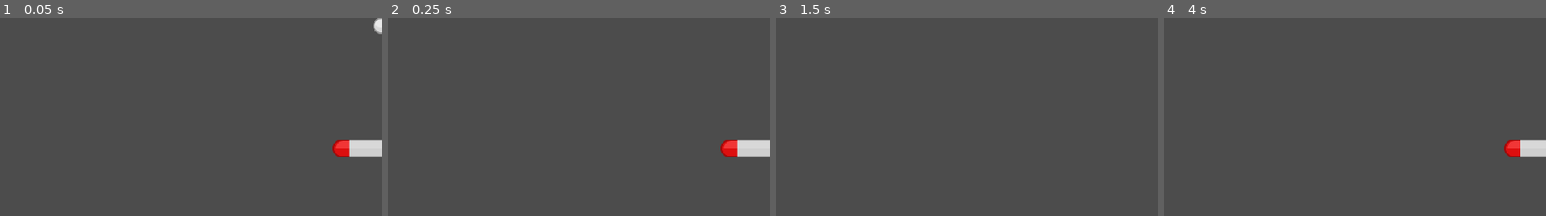
Above: before the commit, frames 1-4 (left to right).
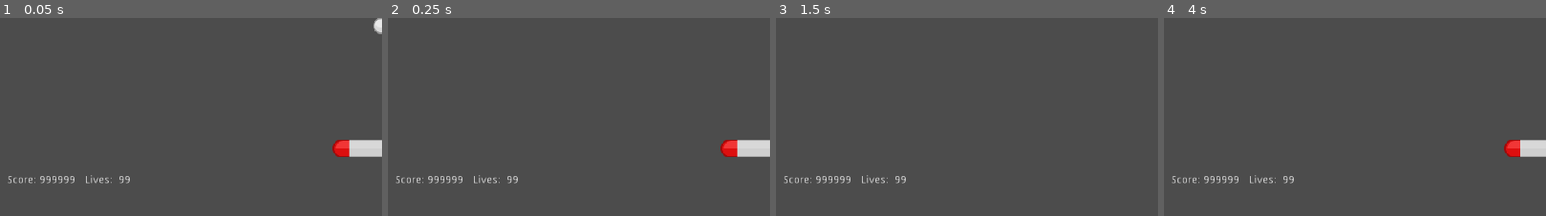
Above: after the commit, the same moments.

Repository: F1r3f0x/Godot3-CloneBreakout
Game: Godot game, scene res://scenes/breakout_game.tscn
Two runs of this game, one before a commit and one after it. Both use one fixed random seed, a clock stepped at 60 frames per second and the inputs below.
Inputs:
- Up to frame 1 (0.05 s): no input
- Up to frame 2 (0.25 s): no input
- Up to frame 3 (1.5 s): hold Right (paddle_move_right) 0.53-1.28 s; hold Left (paddle_move_left) from 1.28 s (still down)
- Up to frame 4 (4 s): release Left (paddle_move_left) at 2.03 s; hold Right (paddle_move_right) 2.03-3.53 s; hold Left (paddle_move_left) from 3.53 s (still down)
The pictures show only the part of the screen within x 1-51%, y 50-100%; the shares and areas given below are measured in that part.

The runs differ from the first frame. In frame 1, 0.4% of the frame differs, in the area x 2-34%, y 79-84%; in frame 2, 0.4%; in frame 3, 0.4%; in frame 4, 0.4%.

Commit message:
Add placeholder UI

Diff:
--- a/scenes/breakout_game.tscn
+++ b/scenes/breakout_game.tscn
@@ -6,16 +6,63 @@
 
 [node name="BreakoutGame" type="Node2D"]
 
-[node name="BrickMap" type="TileMap" parent="."]
+[node name="Level" type="TileMap" parent="."]
 tile_set = ExtResource( 3 )
 cell_size = Vector2( 64, 32 )
 format = 1
 tile_data = PoolIntArray( 131073, 3, 0, 131074, 3, 0, 131075, 3, 0, 131076, 3, 0, 131077, 3, 0, 131078, 3, 0, 131079, 3 …(1083 unchanged characters)…
 
-[node name="Ball" parent="." instance=ExtResource( 1 )]
+[node name="Paddle" parent="." instance=ExtResource( 2 )]
+position = Vector2( 512, 500 )
+BallRef = NodePath("../Balls/Ball")
+
+[node name="Balls" type="Node" parent="."]
+
+[node name="Ball" parent="Balls" instance=ExtResource( 1 )]
 position = Vector2( 512.714, 359.827 )
 direction = Vector2( 0.5, -1 )
 
-[node name="Paddle" parent="." instance=ExtResource( 2 )]
-position = Vector2( 512, 500 )
-BallRef = NodePath("../Ball")
+[node name="UI" type="Node" parent="."]
+
+[node name="InfoContainer" type="HBoxContainer" parent="UI"]
+margin_left = 24.0
+margin_top = 500.0
+margin_right = 404.0
+margin_bottom = 586.0
+
+[node name="ScoreContainer" type="HBoxContainer" parent="UI/InfoContainer"]
+margin_right = 100.0
+margin_bottom = 86.0
+rect_min_size = Vector2( 100, 0 )
+
+[node name="Score" type="Label" parent="UI/InfoContainer/ScoreContainer"]
+margin_top = 36.0
+margin_right = 39.0
+margin_bottom = 50.0
+text = "Score:"
+
+[node name="ScoreValue" type="Label" parent="UI/InfoContainer/ScoreContainer"]
+margin_left = 43.0
+margin_top = 36.0
+margin_right = 91.0
+margin_bottom = 50.0
+text = "999999"
+
+[node name="LivesContainer" type="HBoxContainer" parent="UI/InfoContainer"]
+margin_left = 104.0
+margin_right = 204.0
+margin_bottom = 86.0
+rect_min_size = Vector2( 100, 0 )
+
+[node name="Lives" type="Label" parent="UI/InfoContainer/LivesContainer"]
+margin_top = 36.0
+margin_right = 41.0
+margin_bottom = 50.0
+text = "Lives: "
+
+[node name="LivesValue" type="Label" parent="UI/InfoContainer/LivesContainer"]
+margin_left = 45.0
+margin_top = 36.0
+margin_right = 61.0
+margin_bottom = 50.0
+text = "99"
